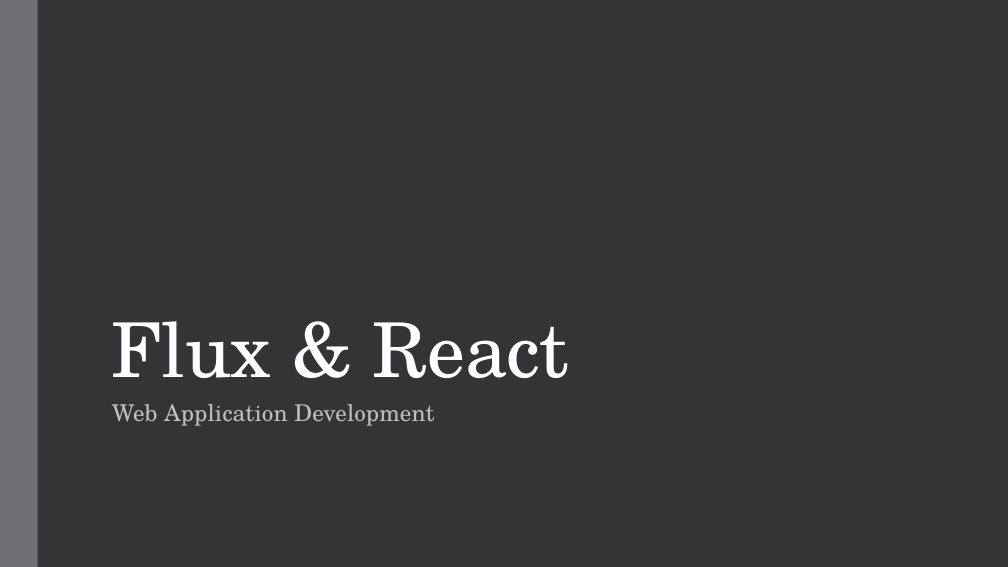
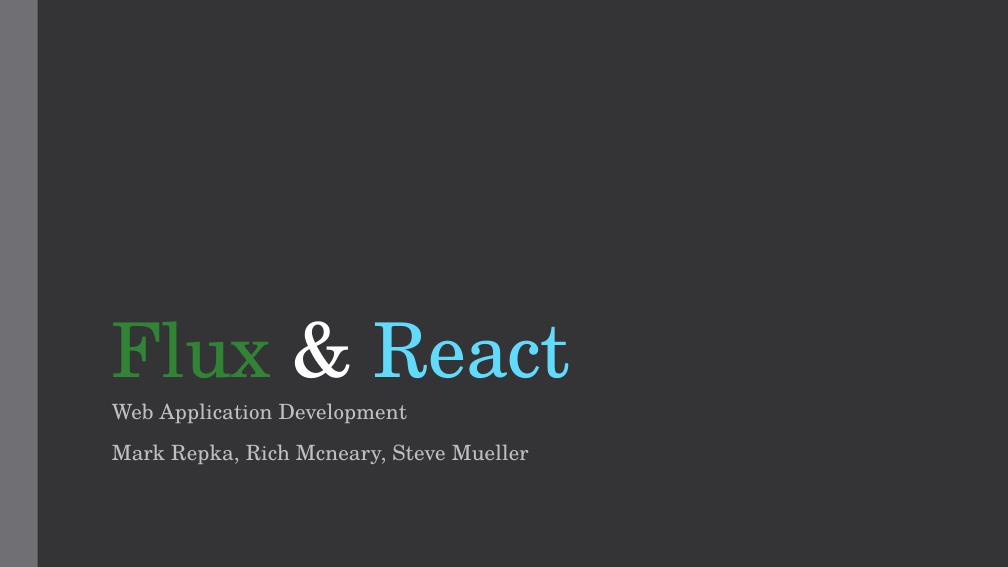
Before and after one commit to repkam09/react-flux-test, a slide deck: slide 1 of docs/Flux & React.pptx. Drawn at 1008x567 pixels with LibreOffice and Linux fonts; fonts in the diff are those of the drawing. Boxes give left, top, right and bottom in pixels: in the first picture for what was removed or moved away, otherwise in the second. Text is boxed around its words. In the diff, an @@ line names an element or a change of style, - is before the commit and + after.

Commit message:
Update powerpoint. Make demo show images instead of text

```diff
--- a/docs/Flux & React.pptx
+++ b/docs/Flux & React.pptx
@@ title "Flux & React" at <box>112,321,570,378</box>: text colour #FFFFFF to #318435 in "Flux"; text colour #FFFFFF to #61DAFB in "React" @@
@@ subtitle at <box>112,403,407,423</box>: size 22 to 20 pt in "Web Application Development" @@
@@ subtitle at <box>112,444,529,464</box>: paragraph added @@
+Mark Repka, Rich Mcneary, Steve Mueller
```
Also in this commit, not shown: 8 other slides changed, 6 slides added, 1 slide removed, 1 other file.
